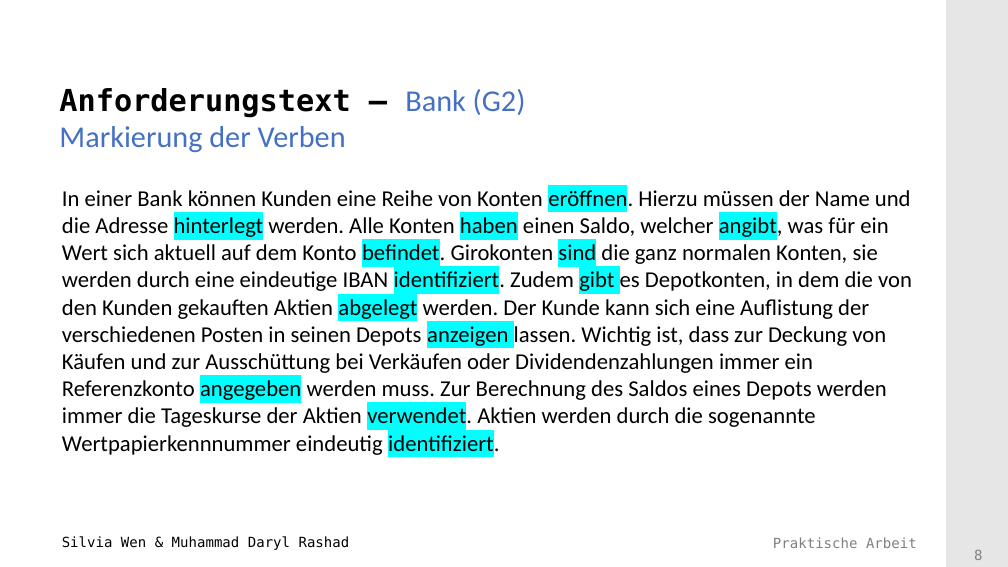
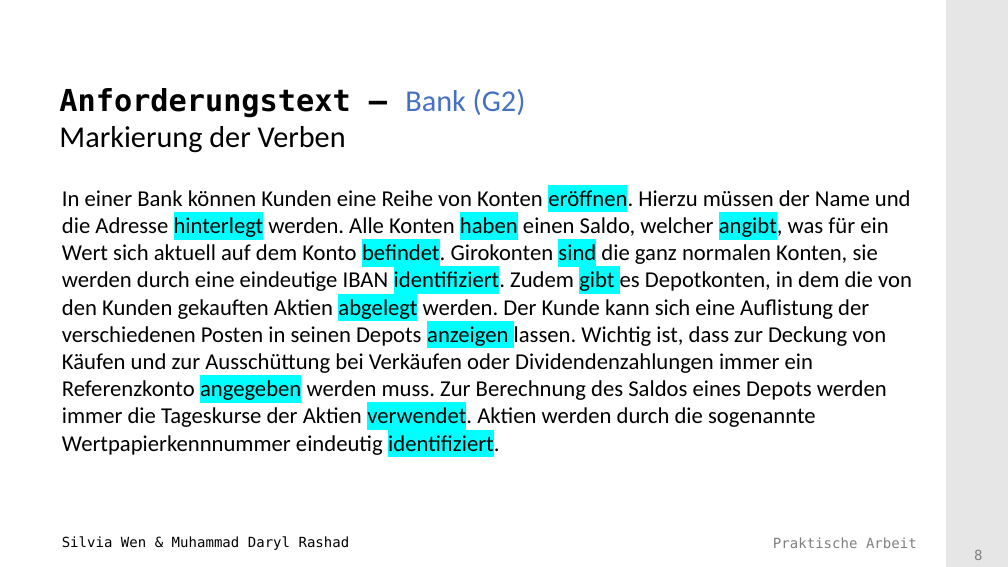
Before and after one commit to Mufasaxi/SimpleBank, a slide deck: slide 8 of Vorlage_Praesentation_2022_Subgroup_2_4_OOA.pptx. Drawn at 1008x567 pixels with LibreOffice and Linux fonts; fonts in the diff are those of the drawing; background and template pictures are left out. Boxes give left, top, right and bottom in pixels: in the first picture for what was removed or moved away, otherwise in the second. Text is boxed around its words. In the diff, an @@ line names an element or a change of style, - is before the commit and + after.

Commit message:
cleaned up anforderungstext and user stories

```diff
--- a/Vorlage_Praesentation_2022_Subgroup_2_4_OOA.pptx
+++ b/Vorlage_Praesentation_2022_Subgroup_2_4_OOA.pptx
@@ title "Anforderungstext – Bank (G2) Markierung ..." at <box>59,88,526,153</box>: text colour #4471C4 to #000000 in "Markierung der Verben" @@
```
Also in this commit, not shown: 9 other slides changed, 1 slide added.
